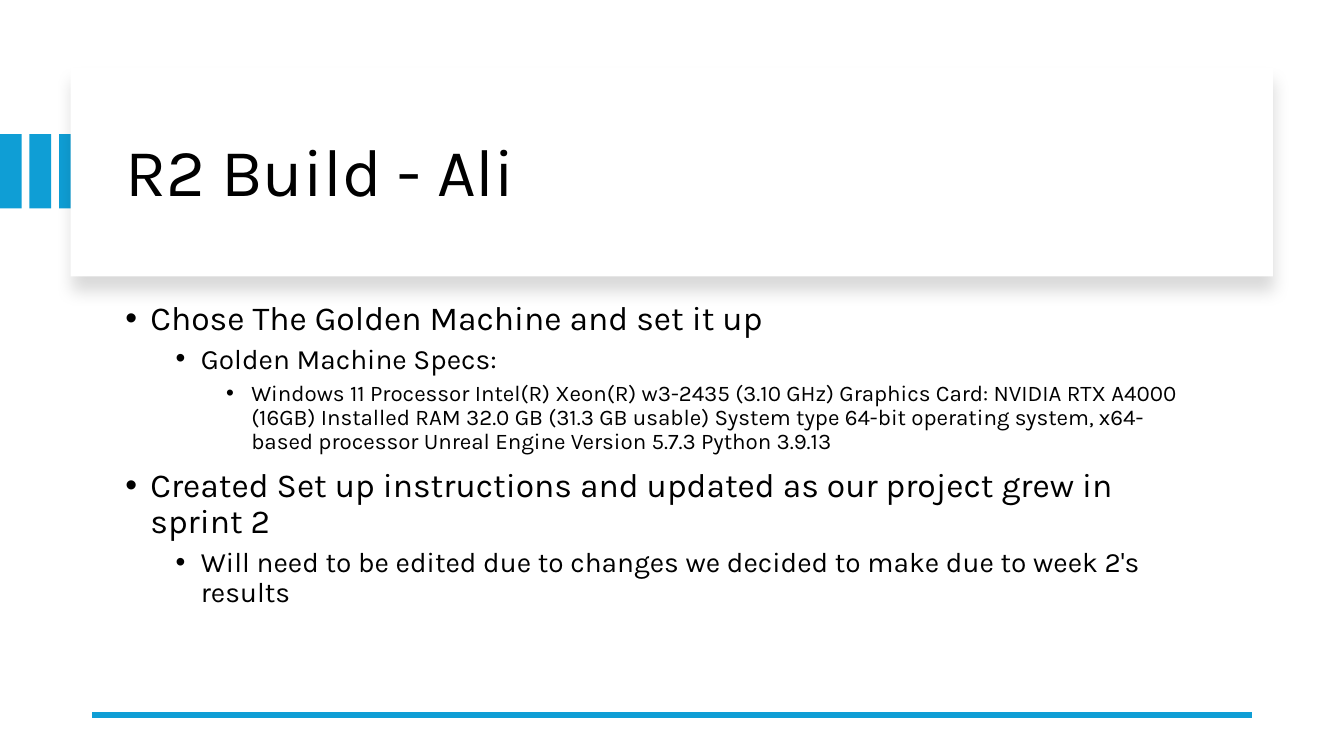
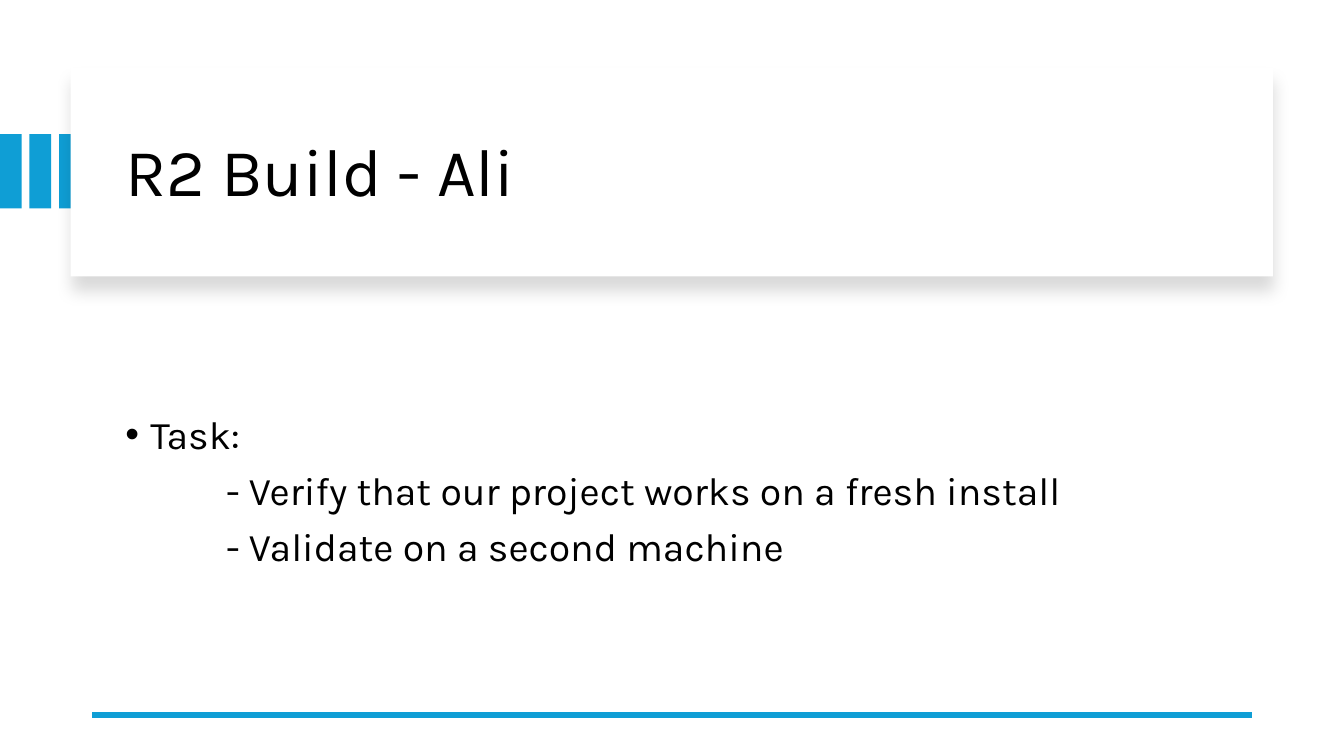
Before and after one commit to ctrl-muna/499-Codrone-Sim, a slide deck: slide 3 of docs/Presentation/W03_ PRESENTATION.pptx (slide 4 before the commit). Drawn at 1344x756 pixels with LibreOffice and Linux fonts; fonts in the diff are those of the drawing. Boxes give left, top, right and bottom in pixels: in the first picture for what was removed or moved away, otherwise in the second. Text is boxed around its words. In the diff, an @@ line names an element or a change of style, - is before the commit and + after.

Commit message:
Updated Protocols, added python script to accept commands

```diff
--- a/docs/Presentation/W03_ PRESENTATION.pptx
+++ b/docs/Presentation/W03_ PRESENTATION.pptx
@@ text at (150,422,1060,562): text changed; size 16 to 28 pt @@
-• Chose The Golden Machine and set it up
-  • Golden Machine Specs:
-    • Windows 11 Processor Intel(R) Xeon(R) w3-2435 (3.10 GHz) Graphics Card: NVIDIA RTX A4000 (16GB) Installed RAM 32.0 GB (31.3 GB usable) System type 64-bit operating system, x64-based processor Unreal Engine Version 5.7.3 Python 3.9.13
-• Created Set up instructions and updated as our project grew in sprint 2
-  • Will need to be edited due to changes we decided to make due to week 2's results
+• Task:
+- Verify that our project works on a fresh install
+- Validate on a second machine
```
Also in this commit, not shown: 4 other slides changed, 15 other files.
